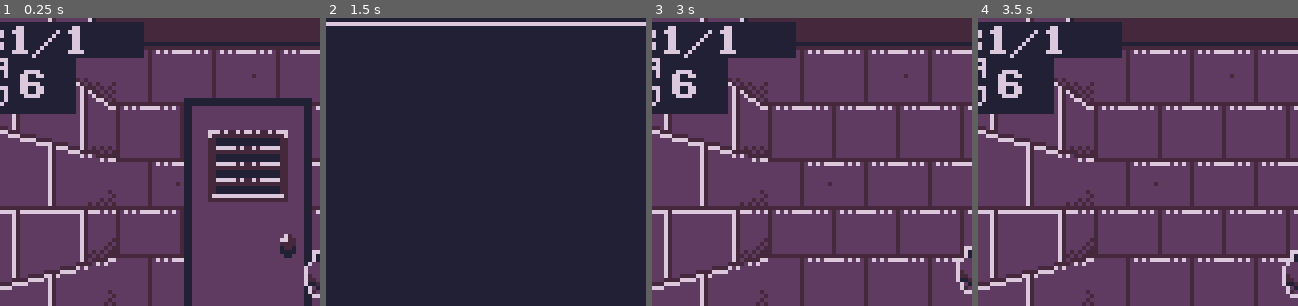
Above: before the commit, frames 1-4 (left to right).
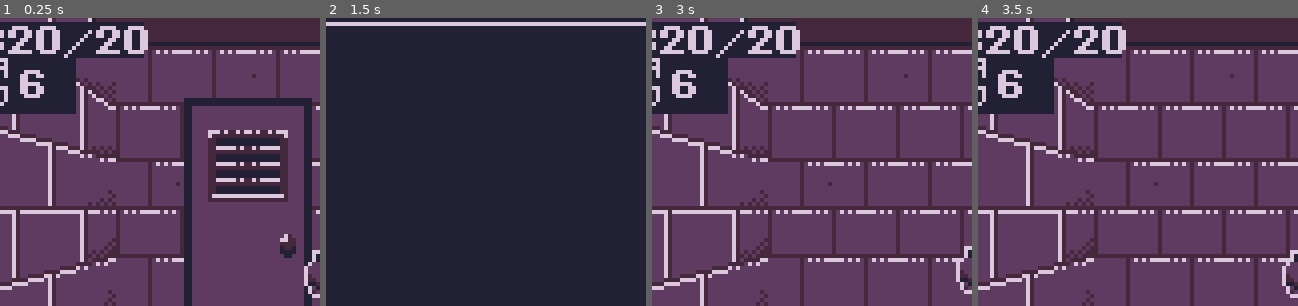
Above: after the commit, the same moments.

Repository: GartTheSkeleton/GameboyDungeon
Game: Godot game, scene res://src/Game/gameworld.tscn
The game is run twice, just before and just after one commit, with the same random seed, the same clock (stepped at 60 frames per second) and the same inputs.
Inputs:
- Up to frame 1 (0.25 s): no input
- Up to frame 2 (1.5 s): tap Enter (Start) at 0.5, 1.25 s; hold Right (Right) 0.53-1.28 s; tap Z (A) at 0.6 s; hold Down (Down) from 1.28 s (still down); tap X (B) at 1.35 s
- Up to frame 3 (3 s): tap Enter (Start) at 2, 2.1, 2.75 s; release Down (Down) at 2.03 s; hold Right (Right) 2.03-2.78 s; hold Up (Up) from 2.78 s (still down); tap Z (A) at 2.85 s
- Up to frame 4 (3.5 s): keep holding Up (Up)
The pictures show only the part of the screen within x 12-62%, y 1-51%; the shares and areas given below are measured in that part.

The runs differ from the first frame. In frame 1, 2.0% of the frame differs, in the area x 2-47%, y 2-14%; in frame 2, nothing differs; in frame 3, 2.0%; in frame 4, 2.0%.

Commit message:
restore health

Diff:
--- a/src/Assets/Definitions/Entities/Actors/entity_definition_player.tres
+++ b/src/Assets/Definitions/Entities/Actors/entity_definition_player.tres
@@ -5,7 +5,7 @@
 
 [sub_resource type="Resource" id="Resource_xu0na"]
 script = ExtResource("2_t5i0r")
-max_hp = 1
+max_hp = 20
 power = 4
 luck = -3
 ammo = 6
